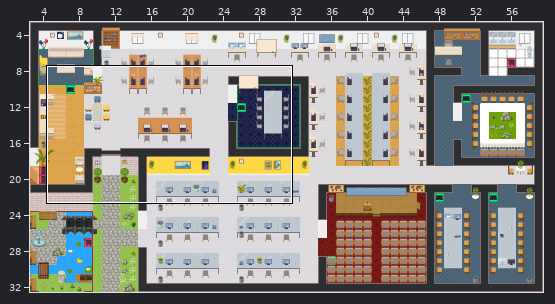
Two states of a Tiled map (JSON), GAD-office.tmj. Above: a wide view before the commit, with the close-up outlined.
Close-up. Old version:
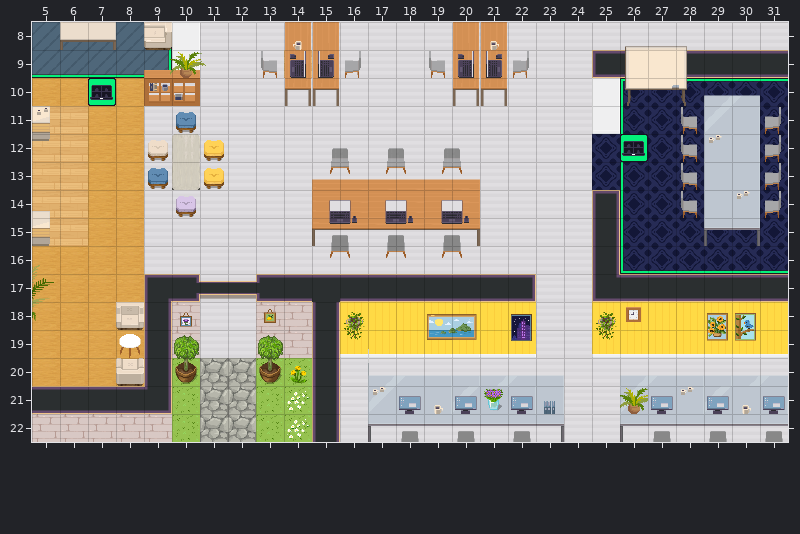
Cells are 32x32 px. Shown: x 5..31, y 8..22. The commit also changed other parts of the map, which this record leaves out.
After the commit:
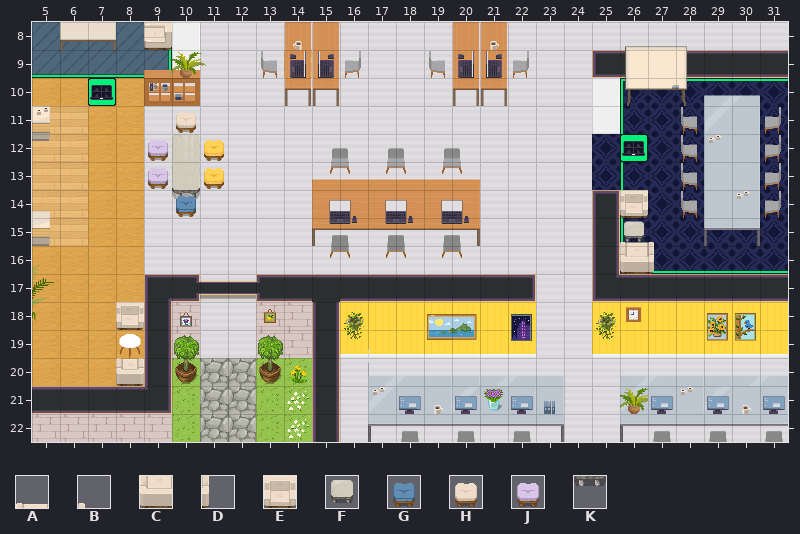
Key: from "WA_Seats": A 28, B 29, C 41, D 42, E 46, F 150, G 163, H 164, J 165, K 175.
_ is an empty cell.
The edit:
Layer "furniture/furniture1":
Tile G becomes tile H in row 11 at x 10.
Tile G becomes tile J in row 13 at x 9.
Tile H becomes tile J in row 12 at x 9.
Tile J becomes tile K in row 14 at x 10.
Layer "furniture/furniture2":
The author put tile E in row 14 at x 26.
The author put tile F in row 15 at x 26.
The author put tile G in row 14 at x 10.
Layer "furniture/furniture3":
The author put tile A in row 15 at x 26.
The author put tile B in row 15 at x 27.
The author put tile C in row 16 at x 26.
The author put tile D in row 16 at x 27.
Where, in picture pixels (left, top, right, bottom), the same in both close-ups:
changed: (148, 112, 200, 213)
added: (620, 190, 654, 274)
